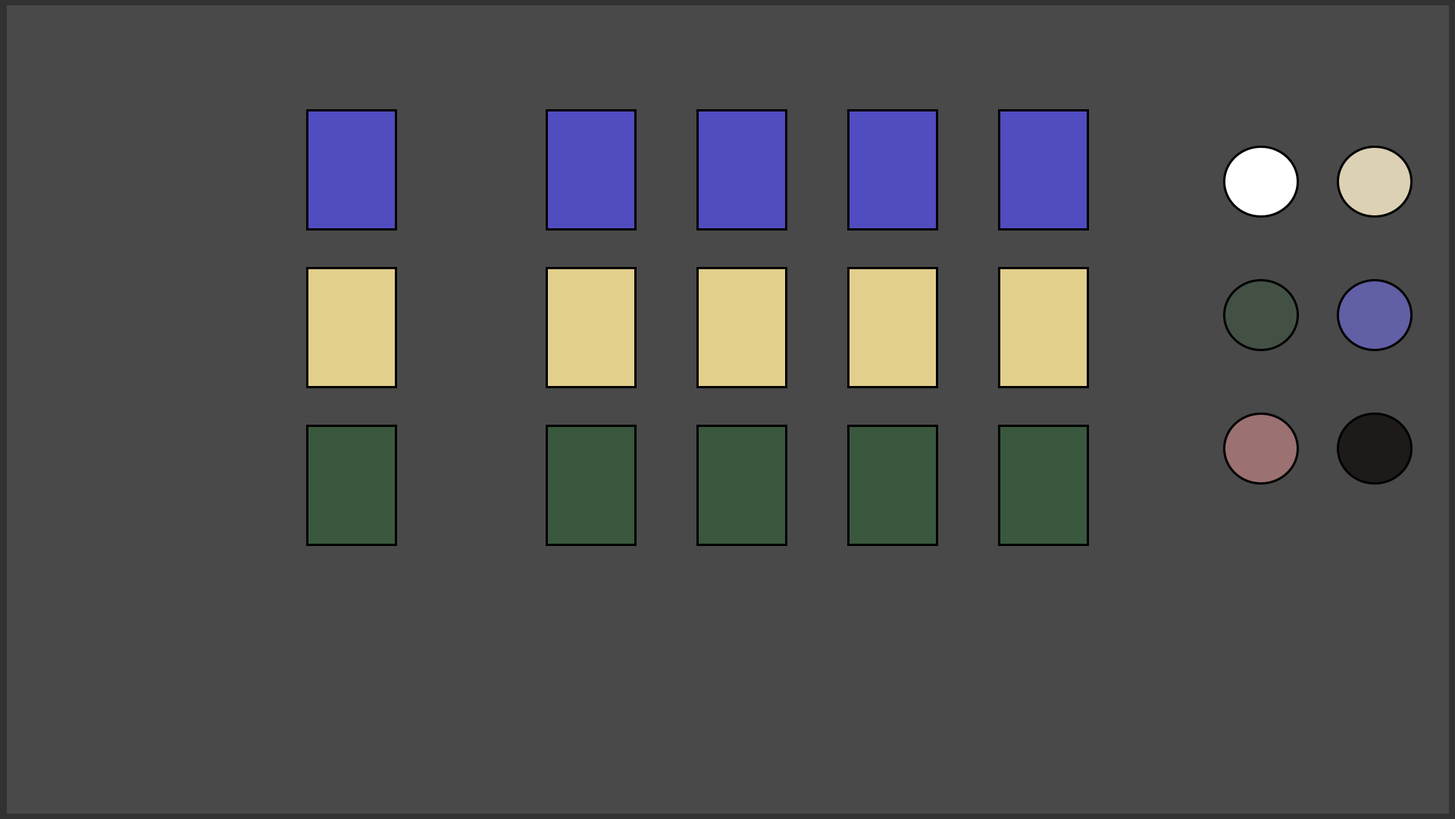
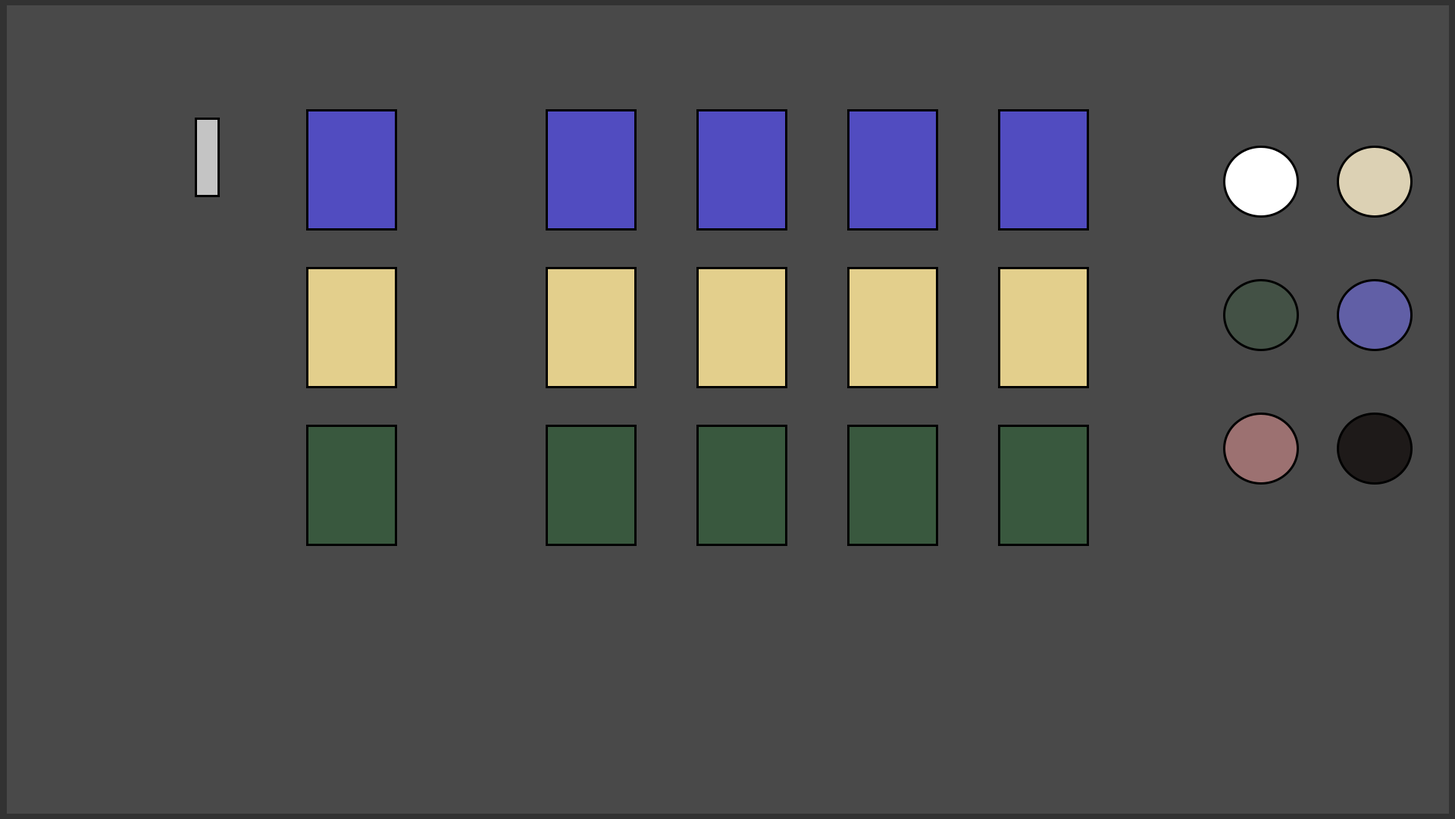
Before/after of a 1455px x 819px layered artwork. What changed in the layer stack:
showed "사각형 2" over (194, 117, 220, 198)
